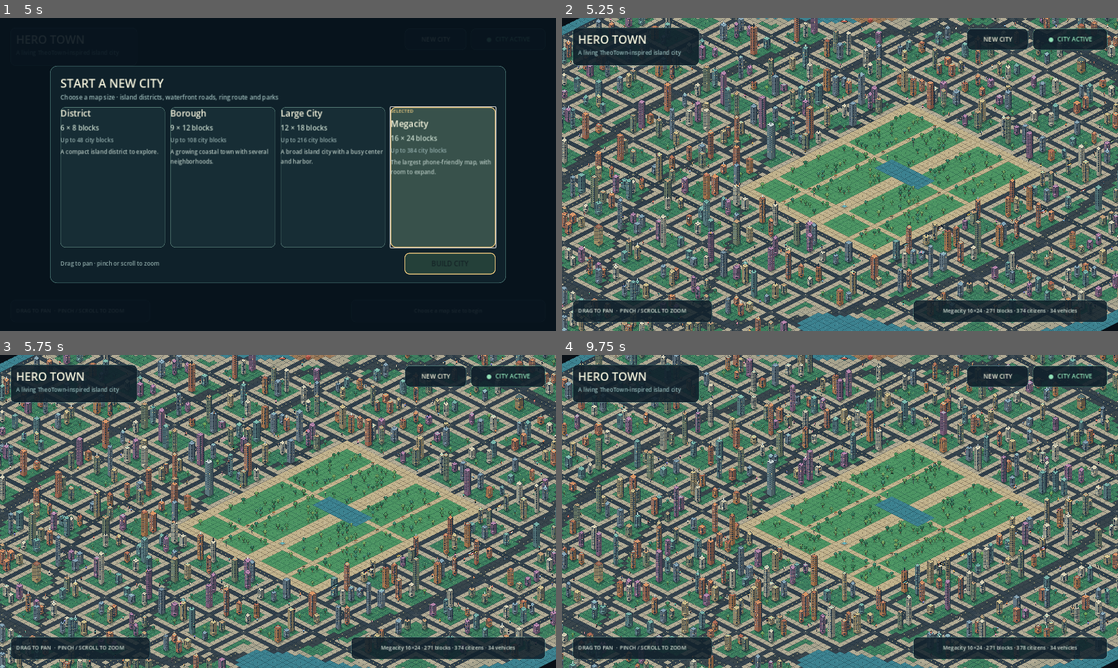
Above: before the commit, frames 1-4 (two rows, left to right).
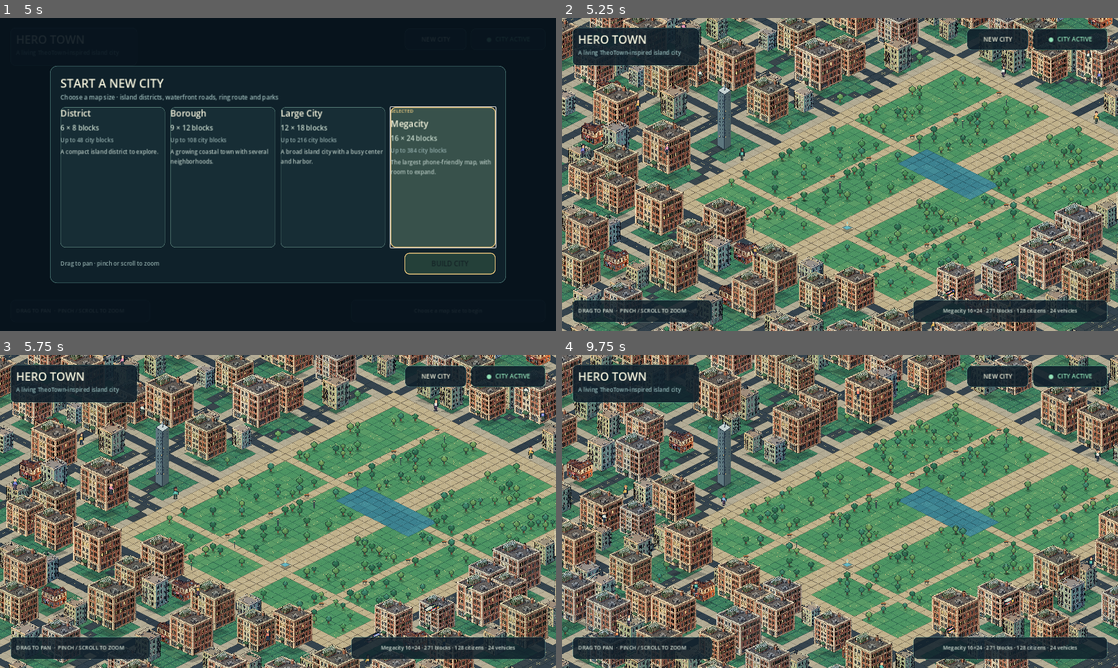
Above: after the commit, the same moments.

Repository: Stlucifer15t/Hero-town
Game: Godot game, scene res://scenes/main.tscn
The game is run twice, just before and just after one commit, with the same random seed, the same clock (stepped at 60 frames per second) and the same inputs.
Inputs (mouse positions are in pixels of both pictures, inside the frame that each line leads up to):
- Up to frame 1 (5 s): click "NEW CITY" at 0.5 s; click "NEW CITY" at 1.25 s; click (111, 177) at 2 s; click (222, 177) at 2.75 s; click (333, 177) at 3.5 s; click (444, 177) at 4.25 s
- Up to frame 2 (5.25 s): click "BUILD CITY" at 5 s
- Up to frame 3 (5.75 s): no input
- Up to frame 4 (9.75 s): click "NEW CITY" at 5.75 s; click (673, 514) at 6.5 s; click (784, 514) at 7.25 s; click (895, 514) at 8 s; click (1006, 514) at 8.75 s; click "BUILD CITY" at 9.5 s

Frame 1 is identical in both runs. In frame 2, 78% of the frame differs, in the area x 0-100%, y 0-100%; in frame 3, 78%; in frame 4, 78%.

Commit message:
Add original neighborhood visuals and mobile performance improvements
Co-authored-by: arena-agent <297053741+arena-agent@users.noreply.github.com>

Diff:
--- a/scripts/city/city_car.gd
+++ b/scripts/city/city_car.gd
@@ -9,6 +9,24 @@
 var _body_color: Color = Color("#e75c57")
 var _roof_color: Color = Color("#f4d889")
 var _vehicle_type: int = 0
+
+
+func _ready() -> void:
+	var viewport_notifier := VisibleOnScreenNotifier2D.new()
+	viewport_notifier.name = "ViewportActivity"
+	viewport_notifier.rect = Rect2(Vector2(-36.0, -20.0), Vector2(72.0, 40.0))
+	viewport_notifier.screen_entered.connect(_on_screen_entered)
+	viewport_notifier.screen_exited.connect(_on_screen_exited)
+	add_child(viewport_notifier)
+	set_process(false)
+
+
+func _on_screen_entered() -> void:
+	set_process(true)
+
+
+func _on_screen_exited() -> void:
+	set_process(false)
 
 
 func configure(
--- a/scripts/city/city_citizen.gd
+++ b/scripts/city/city_citizen.gd
@@ -11,6 +11,24 @@
 var _hair_color: Color = Color("#392e35")
 var _walk_phase: float = 0.0
 var _facing: float = 1.0
+
+
+func _ready() -> void:
+	var viewport_notifier := VisibleOnScreenNotifier2D.new()
+	viewport_notifier.name = "ViewportActivity"
+	viewport_notifier.rect = Rect2(Vector2(-24.0, -58.0), Vector2(48.0, 64.0))
+	viewport_notifier.screen_entered.connect(_on_screen_entered)
+	viewport_notifier.screen_exited.connect(_on_screen_exited)
+	add_child(viewport_notifier)
+	set_process(false)
+
+
+func _on_screen_entered() -> void:
+	set_process(true)
+
+
+func _on_screen_exited() -> void:
+	set_process(false)
 
 
 func configure(
@@ -79,38 +97,96 @@
 
 
 func _draw() -> void:
-	var bob: float = absf(sin(_walk_phase)) * 1.4
+	const CHARACTER_SCALE: float = 1.55
+	draw_set_transform(Vector2.ZERO, 0.0, Vector2.ONE * CHARACTER_SCALE)
+	var bob: float = absf(sin(_walk_phase)) * 1.2
 	var leg_swing: float = sin(_walk_phase) * 2.0
+	var arm_swing: float = cos(_walk_phase) * 1.4
 	var outline: Color = Color("#17232c")
+	var shadow: Color = Color(0.06, 0.10, 0.12, 0.32)
 
-	# Small diamond shadow keeps each pedestrian grounded on the isometric tiles.
+	# Chunky silhouette and animated limbs make passers-by readable at phone zoom.
 	draw_colored_polygon(
 		PackedVector2Array(
-			[Vector2(-8.0, 1.0), Vector2(0.0, -2.0), Vector2(8.0, 1.0), Vector2(0.0, 4.0)]
+			[Vector2(-8.0, 2.0), Vector2(0.0, -2.0), Vector2(9.0, 2.0), Vector2(0.0, 6.0)]
 		),
-		Color(0.06, 0.10, 0.12, 0.35)
+		shadow
+	)
+	draw_rect(Rect2(Vector2(-4.0, -10.0 + bob), Vector2(8.0, 8.0)), outline)
+	draw_rect(Rect2(Vector2(-3.0, -9.0 + bob), Vector2(6.0, 7.0)), _trouser_color)
+	draw_rect(Rect2(Vector2(-4.0 + leg_swing, -3.0 + bob), Vector2(4.0, 7.0)), outline)
+	draw_rect(Rect2(Vector2(0.0 - leg_swing, -3.0 + bob), Vector2(4.0, 7.0)), outline)
+	draw_rect(
+		Rect2(Vector2(-3.0 + leg_swing, -2.0 + bob), Vector2(3.0, 5.0)),
+		_trouser_color.lightened(0.12)
+	)
+	draw_rect(
+		Rect2(Vector2(1.0 - leg_swing, -2.0 + bob), Vector2(3.0, 5.0)),
+		_trouser_color.lightened(0.06)
+	)
+	draw_rect(Rect2(Vector2(-5.0 + leg_swing, 2.0 + bob), Vector2(5.0, 2.0)), outline)
+	draw_rect(Rect2(Vector2(0.0 - leg_swing, 2.0 + bob), Vector2(5.0, 2.0)), outline)
+
+	# A small backpack and swinging arms give each person a stronger 3D silhouette.
+	var backpack_x: float = -7.0 if _facing > 0.0 else 4.0
+	draw_rect(Rect2(Vector2(backpack_x, -18.0 + bob), Vector2(4.0, 9.0)), outline)
+	draw_rect(Rect2(Vector2(backpack_x + 1.0, -17.0 + bob), Vector2(2.0, 6.0)), Color("#82684e"))
+	draw_rect(Rect2(Vector2(-7.0, -17.0 + bob + arm_swing), Vector2(4.0, 10.0)), outline)
+	draw_rect(
+		Rect2(Vector2(-6.0, -16.0 + bob + arm_swing), Vector2(2.0, 8.0)),
+		_shirt_color.darkened(0.12)
+	)
+	draw_rect(Rect2(Vector2(3.0, -17.0 + bob - arm_swing), Vector2(4.0, 10.0)), outline)
+	draw_rect(
+		Rect2(Vector2(4.0, -16.0 + bob - arm_swing), Vector2(2.0, 8.0)),
+		_shirt_color.lightened(0.04)
 	)
 
-	# Pixel-like legs and torso.
-	draw_rect(Rect2(Vector2(-4.0, -10.0 + bob), Vector2(8.0, 8.0)), outline)
-	draw_rect(Rect2(Vector2(-3.0, -9.0 + bob), Vector2(6.0, 7.0)), _trouser_color)
-	draw_rect(Rect2(Vector2(-3.0 + leg_swing, -3.0 + bob), Vector2(3.0, 6.0)), outline)
-	draw_rect(Rect2(Vector2(1.0 - leg_swing, -3.0 + bob), Vector2(3.0, 6.0)), outline)
-	draw_rect(
-		Rect2(Vector2(-2.0 + leg_swing, -2.0 + bob), Vector2(2.0, 4.0)),
-		_trouser_color.lightened(0.08)
+	var torso_points := PackedVector2Array(
+		[
+			Vector2(-4.0, -20.0 + bob),
+			Vector2(4.0, -20.0 + bob),
+			Vector2(6.0, -17.0 + bob),
+			Vector2(5.0, -9.0 + bob),
+			Vector2(-5.0, -9.0 + bob),
+			Vector2(-6.0, -17.0 + bob),
+		]
 	)
-	draw_rect(
-		Rect2(Vector2(2.0 - leg_swing, -2.0 + bob), Vector2(2.0, 4.0)),
-		_trouser_color.lightened(0.08)
+	draw_colored_polygon(torso_points, outline)
+	draw_colored_polygon(
+		PackedVector2Array(
+			[
+				Vector2(-3.0, -19.0 + bob),
+				Vector2(3.0, -19.0 + bob),
+				Vector2(4.0, -16.0 + bob),
+				Vector2(4.0, -10.0 + bob),
+				Vector2(-4.0, -10.0 + bob),
+				Vector2(-5.0, -16.0 + bob),
+			]
+		),
+		_shirt_color
 	)
-	draw_rect(Rect2(Vector2(-5.0, -19.0 + bob), Vector2(10.0, 11.0)), outline)
-	draw_rect(Rect2(Vector2(-4.0, -18.0 + bob), Vector2(8.0, 9.0)), _shirt_color)
-	draw_rect(Rect2(Vector2(-3.0, -27.0 + bob), Vector2(7.0, 8.0)), outline)
-	draw_rect(Rect2(Vector2(-2.0, -26.0 + bob), Vector2(5.0, 6.0)), _skin_color)
-	draw_rect(Rect2(Vector2(-3.0, -28.0 + bob), Vector2(7.0, 3.0)), _hair_color)
+	draw_rect(Rect2(Vector2(-1.0, -18.0 + bob), Vector2(2.0, 5.0)), _shirt_color.lightened(0.30))
+	draw_rect(Rect2(Vector2(-4.0, -11.0 + bob), Vector2(8.0, 2.0)), _trouser_color.darkened(0.04))
 
-	# A one-pixel highlight and eye make the facing direction readable when zoomed in.
+	# Larger head, hair shape and eye read clearly without turning pedestrians into heroes.
+	draw_rect(Rect2(Vector2(-4.0, -29.0 + bob), Vector2(9.0, 10.0)), outline)
+	draw_rect(Rect2(Vector2(-3.0, -28.0 + bob), Vector2(7.0, 8.0)), _skin_color)
+	draw_colored_polygon(
+		PackedVector2Array(
+			[
+				Vector2(-4.0, -27.0 + bob),
+				Vector2(-3.0, -31.0 + bob),
+				Vector2(2.0, -32.0 + bob),
+				Vector2(5.0, -29.0 + bob),
+				Vector2(4.0, -26.0 + bob),
+				Vector2(1.0, -28.0 + bob),
+				Vector2(-2.0, -26.0 + bob),
+			]
+		),
+		_hair_color
+	)
 	var eye_x: float = 1.0 if _facing > 0.0 else -2.0
-	draw_rect(Rect2(Vector2(-3.0, -17.0 + bob), Vector2(2.0, 2.0)), _shirt_color.lightened(0.28))
-	draw_rect(Rect2(Vector2(eye_x, -24.0 + bob), Vector2(1.0, 1.0)), outline)
+	draw_rect(Rect2(Vector2(eye_x, -24.0 + bob), Vector2(1.5, 1.5)), outline)
+	draw_rect(Rect2(Vector2(-3.0, -23.0 + bob), Vector2(2.0, 1.0)), _skin_color.lightened(0.24))
+	draw_set_transform(Vector2.ZERO, 0.0, Vector2.ONE)
--- a/scripts/city/city_generator.gd
+++ b/scripts/city/city_generator.gd
@@ -52,7 +52,11 @@
 const TILE_ARTERIAL: int = 12
 const TILE_BRIDGE: int = 13
 const TILE_DOCK: int = 14
-const TILE_COUNT: int = 15
+const TILE_GRASS_VARIANT: int = 15
+const TILE_PARK_VARIANT: int = 16
+const TILE_WATER_VARIANT: int = 17
+const TILE_SIDEWALK_VARIANT: int = 18
+const TILE_COUNT: int = 19
 
 var _rng := RandomNumberGenerator.new()
 var _ground: TileMapLayer
@@ -319,6 +323,19 @@
 	return tile
 
 
+func _tile_art_variant(x: int, y: int, base_tile: int) -> int:
+	var texture_roll: int = posmod(x * 37 + y * 73 + x * y * 11, 100)
+	if base_tile == TILE_GRASS and texture_roll < 27:
+		return TILE_GRASS_VARIANT
+	if base_tile == TILE_PARK and texture_roll < 38:
+		return TILE_PARK_VARIANT
+	if base_tile == TILE_WATER and texture_roll < 30:
+		return TILE_WATER_VARIANT
+	if base_tile == TILE_SIDEWALK and texture_roll < 24:
+		return TILE_SIDEWALK_VARIANT
+	return base_tile
+
+
 func _build_ground() -> void:
 	var tile_set := TileSet.new()
 	tile_set.tile_size = Vector2i(TILE_SIZE, TILE_SIZE)
@@ -342,7 +359,9 @@
 
 	for y: int in range(-2, _map_height + 2):
 		for x: int in range(-2, _map_width + 2):
-			_ground.set_cell(Vector2i(x, y), 0, Vector2i(_tile_for_cell(x, y), 0))
+			var base_tile: int = _tile_for_cell(x, y)
+			var art_tile: int = _tile_art_variant(x, y, base_tile)
+			_ground.set_cell(Vector2i(x, y), 0, Vector2i(art_tile, 0))
 
 	_props = CityPropsRenderer.new()
 	_props.name = "StaticProps"
@@ -355,10 +374,10 @@
 	image.fill(Color(0.0, 0.0, 0.0, 0.0))
 
 	_paint_iso_tile(image, TILE_GRASS, Color("#3e805f"), Color("#244c49"), 0)
-	_paint_iso_tile(image, TILE_SIDEWALK, Color("#b1aa93"), Color("#55585a"), 1)
-	_paint_iso_tile(image, TILE_ROAD_X, Color("#35434d"), Color("#202f3b"), 2)
-	_paint_iso_tile(image, TILE_ROAD_Y, Color("#35434d"), Color("#202f3b"), 3)
-	_paint_iso_tile(image, TILE_INTERSECTION, Color("#414d53"), Color("#202f3b"), 4)
+	_paint_iso_tile(image, TILE_SIDEWALK, Color("#b1aa93"), Color("#928b78"), 1)
+	_paint_iso_tile(image, TILE_ROAD_X, Color("#35434d"), Color("#2b3941"), 2)
+	_paint_iso_tile(image, TILE_ROAD_Y, Color("#35434d"), Color("#2b3941"), 3)
+	_paint_iso_tile(image, TILE_INTERSECTION, Color("#414d53"), Color("#303d43"), 4)
 	_paint_iso_tile(image, TILE_WATER, Color("#3c8290"), Color("#285764"), 5)
 	_paint_iso_tile(image, TILE_PARK, Color("#4d9563"), Color("#2f684f"), 6)
 	_paint_iso_tile(image, TILE_PARK_PATH, Color("#c0b18b"), Color("#776c58"), 7)
@@ -369,6 +388,10 @@
 	_paint_iso_tile(image, TILE_ARTERIAL, Color("#39454b"), Color("#20313a"), 12)
 	_paint_iso_tile(image, TILE_BRIDGE, Color("#55646a"), Color("#283941"), 13)
 	_paint_iso_tile(image, TILE_DOCK, Color("#9a7756"), Color("#4e4b42"), 14)
+	_paint_iso_tile(image, TILE_GRASS_VARIANT, Color("#477f5d"), Color("#2e5948"), 15)
+	_paint_iso_tile(image, TILE_PARK_VARIANT, Color("#5a9b66"), Color("#397451"), 16)
+	_paint_iso_tile(image, TILE_WATER_VARIANT, Color("#438b96"), Color("#2f6975"), 17)
+	_paint_iso_tile(image, TILE_SIDEWALK_VARIANT, Color("#b9b096"), Color("#988f7a"), 18)
 	return image
 
 
@@ -419,6 +442,23 @@
 				color = base_color.lightened(0.07)
 			elif detail_kind == 14 and (x % 12 == 0 or y % 10 == 0):
 				color = base_color.lightened(0.12)
+			elif detail_kind == 15:
+				if (x * 17 + y * 29) % 47 == 0:
+					color = Color("#86a96a")
+				elif (x + y * 3) % 71 == 0:
+					color = Color("#376e51")
+			elif detail_kind == 16:
+				if (x * 11 + y * 19) % 97 == 0:
+					color = Color("#dbd18a")
+				elif (x * 7 + y * 13) % 89 == 0:
+					color = Color("#8bbd73")
+			elif detail_kind == 17:
+				if (x + y * 2) % 31 == 0:
+					color = base_color.lightened(0.16)
+				elif (x * 2 + y) % 67 == 0:
+					color = base_color.darkened(0.11)
+			elif detail_kind == 18 and (x % 12 == 0 or y % 12 == 0):
+				color = base_color.lightened(0.07)
 			image.set_pixel(offset_x + x, y, color)
 
 	if detail_kind == 2 or detail_kind == 9:
@@ -556,7 +596,7 @@
 			continue
 
 		var occupied: Array[Vector2i] = []
-		var building_count: int = _rng.randi_range(3, 5)
+		var building_count: int = _rng.randi_range(2, 4)
 		var block_center := Vector2i(block.x + ROAD_SPACING / 2, block.y + ROAD_SPACING / 2)
 		var normalized_y: float = float(block_center.y) / float(_map_height)
 		var is_skyline: bool = (
@@ -565,24 +605,26 @@
 		)
 
 		for building_index: int in range(building_count):
-			var cell: Vector2i = _pick_free_cell(min_x, max_x, min_y, max_y, occupied, 2.0)
+			var cell: Vector2i = _pick_free_cell(min_x, max_x, min_y, max_y, occupied, 2.8)
 			if cell.x < 0:
 				continue
 			occupied.append(cell)
 
 			var palette_index: int = _rng.randi_range(0, wall_palette.size() - 1)
-			var building_height: float = _rng.randf_range(43.0, 105.0)
-			if is_skyline and building_index == 0:
-				building_height = _rng.randf_range(126.0, 226.0)
-			elif is_skyline and _rng.randf() < 0.33:
-				building_height = _rng.randf_range(94.0, 156.0)
-			elif _rng.randf() < 0.15:
-				building_height = _rng.randf_range(78.0, 132.0)
+			var building_height: float = _rng.randf_range(64.0, 118.0)
+			if not is_skyline and _rng.randf() < 0.36:
+				building_height = _rng.randf_range(43.0, 71.0)
+			elif is_skyline and building_index == 0:
+				building_height = _rng.randf_range(154.0, 226.0)
+			elif is_skyline and _rng.randf() < 0.36:
+				building_height = _rng.randf_range(122.0, 168.0)
+			elif _rng.randf() < 0.12:
+				building_height = _rng.randf_range(120.0, 152.0)
 			_props.call(
 				"add_building",
 				_cell_to_world(cell),
-				_rng.randf_range(35.0, 56.0),
-				_rng.randf_range(24.0, 38.0),
+				_rng.randf_range(46.0, 68.0),
+				_rng.randf_range(30.0, 48.0),
 				building_height,
 				wall_palette[palette_index],
 				roof_palette[palette_index],
@@ -590,26 +632,28 @@
 				_rng.randi()
 			)
 
-		var tree_cell: Vector2i = _pick_free_cell(min_x, max_x, min_y, max_y, occupied, 1.7)
-		if tree_cell.x >= 0:
-			occupied.append(tree_cell)
-			var tree_color: Color = tree_palette[_rng.randi_range(0, tree_palette.size() - 1)]
-			_props.call(
-				"add_tree", _cell_to_world(tree_cell), tree_color, _rng.randf_range(24.0, 35.0)
-			)
-
-		if _rng.randf() < 0.30:
-			var extra_tree_cell: Vector2i = _pick_free_cell(
-				min_x, max_x, min_y, max_y, occupied, 1.7
-			)
-			if extra_tree_cell.x >= 0:
-				var extra_color: Color = tree_palette[_rng.randi_range(0, tree_palette.size() - 1)]
+		if _rng.randf() < 0.46:
+			var tree_cell: Vector2i = _pick_free_cell(min_x, max_x, min_y, max_y, occupied, 2.2)
+			if tree_cell.x >= 0:
+				occupied.append(tree_cell)
+				var tree_color: Color = tree_palette[_rng.randi_range(0, tree_palette.size() - 1)]
 				_props.call(
-					"add_tree",
-					_cell_to_world(extra_tree_cell),
-					extra_color,
-					_rng.randf_range(23.0, 33.0)
+					"add_tree", _cell_to_world(tree_cell), tree_color, _rng.randf_range(24.0, 35.0)
 				)
+				if _rng.randf() < 0.16:
+					var extra_tree_cell: Vector2i = _pick_free_cell(
+						min_x, max_x, min_y, max_y, occupied, 2.0
+					)
+					if extra_tree_cell.x >= 0:
+						var extra_color: Color = tree_palette[_rng.randi_range(
+							0, tree_palette.size() - 1
+						)]
+						_props.call(
+							"add_tree",
+							_cell_to_world(extra_tree_cell),
+							extra_color,
+							_rng.randf_range(23.0, 33.0)
+						)
 
 
 func _add_landmark(block: Vector2i, kind: String) -> void:
@@ -757,26 +801,31 @@
 		Color("#47584c"),
 	]
 
-	for block: Vector2i in _city_blocks:
+	var pedestrian_blocks: Array[Vector2i] = []
+	pedestrian_blocks.append_array(_city_blocks)
+	pedestrian_blocks.shuffle()
+	var citizen_budget: int = mini(
+		pedestrian_blocks.size(), clampi(int(roundf(float(_city_block_count) * 0.72)), 20, 128)
+	)
+	for block_index: int in range(citizen_budget):
+		var block: Vector2i = pedestrian_blocks[block_index]
 		var route: PackedVector2Array = _make_block_sidewalk_route(block.x, block.y)
 		if route.size() < 4:
 			continue
-		var pedestrians_in_block: int = 1 if _rng.randf() < 0.60 else 2
-		for pedestrian_index: int in range(pedestrians_in_block):
-			var citizen: Node2D = CityCitizen.new()
-			citizen.name = "Citizen_%03d" % _citizen_count
-			citizen.call(
-				"configure",
-				route,
-				_rng.randf_range(34.0, 61.0),
-				shirt_colors[_rng.randi_range(0, shirt_colors.size() - 1)],
-				trouser_colors[_rng.randi_range(0, trouser_colors.size() - 1)],
-				Color("#f0b88d") if _rng.randf() < 0.68 else Color("#9c654e"),
-				Color("#382c35") if _rng.randf() < 0.78 else Color("#c88a52"),
-				_rng.randf_range(0.0, _route_length(route))
-			)
-			_population.add_child(citizen)
-			_citizen_count += 1
+		var citizen: Node2D = CityCitizen.new()
+		citizen.name = "Citizen_%03d" % _citizen_count
+		citizen.call(
+			"configure",
+			route,
+			_rng.randf_range(34.0, 61.0),
+			shirt_colors[_rng.randi_range(0, shirt_colors.size() - 1)],
+			trouser_colors[_rng.randi_range(0, trouser_colors.size() - 1)],
+			Color("#f0b88d") if _rng.randf() < 0.68 else Color("#9c654e"),
+			Color("#382c35") if _rng.randf() < 0.78 else Color("#c88a52"),
+			_rng.randf_range(0.0, _route_length(route))
+		)
+		_population.add_child(citizen)
+		_citizen_count += 1
 
 
 func _make_block_sidewalk_route(block_x: int, block_y: int) -> PackedVector2Array:
@@ -829,7 +878,7 @@
 		Color("#f0c0cf"),
 		Color("#c4d3bd"),
 	]
-	var total_cars: int = clampi(int(_city_block_count / 7), 12, 34)
+	var total_cars: int = clampi(int(_city_block_count / 7), 10, 24)
 	_car_count = total_cars
 
 	for car_index: int in range(total_cars):
--- a/scripts/city/city_props_renderer.gd
+++ b/scripts/city/city_props_renderer.gd
@@ -1,7 +1,30 @@
 extends Node2D
 
-## Lightweight pixel-art props. All shapes are original procedural placeholders.
+## Pixel-art city props rendered through a shared, original sprite atlas.
+const BUILDING_ATLAS: Texture2D = preload("res://assets/city/city_building_atlas.png")
+const BUILDING_SPRITE_REGIONS: Array[Rect2] = [
+	Rect2(20.0, 8.0, 184.0, 208.0),
+	Rect2(240.0, 39.0, 192.0, 177.0),
+	Rect2(484.0, 8.0, 151.0, 208.0),
+	Rect2(691.0, 8.0, 186.0, 208.0),
+]
+const BUILDING_TINTS: Array[Color] = [
+	Color.WHITE,
+	Color("#fff6e8"),
+	Color("#e9f3ff"),
+	Color("#f5eee4"),
+	Color("#f0f4e7"),
+]
+
 var _props: Array[Dictionary] = []
+
+
+func _ready() -> void:
+	texture_filter = CanvasItem.TEXTURE_FILTER_NEAREST
+
+
+func get_building_atlas_size() -> Vector2i:
+	return Vector2i(BUILDING_ATLAS.get_width(), BUILDING_ATLAS.get_height())
 
 
 func clear() -> void:
@@ -134,8 +157,10 @@
 
 	for prop: Dictionary in sorted_props:
 		match str(prop["kind"]):
-			"building", "landmark":
-				_draw_building(prop)
+			"building":
+				_draw_atlas_building(prop)
+			"landmark":
+				_draw_landmark(prop)
 			"tree":
 				_draw_tree(prop)
 			"bench":
@@ -152,7 +177,39 @@
 				_draw_harbor_boat(prop)
 
 
-func _draw_building(prop: Dictionary) -> void:
+func _draw_atlas_building(prop: Dictionary) -> void:
+	var center: Vector2 = prop["position"]
+	var height: float = float(prop["height"])
+	var depth: float = float(prop["depth"])
+	var sprite_index: int = 0
+	if height >= 145.0:
+		sprite_index = 3
+	elif height >= 72.0:
+		sprite_index = 2
+	elif height >= 58.0:
+		sprite_index = 1
+
+	var source_rect: Rect2 = BUILDING_SPRITE_REGIONS[sprite_index]
+	var display_height: float = clampf(height + depth * 0.38 + 20.0, 72.0, 244.0)
+	var display_width: float = display_height * source_rect.size.x / source_rect.size.y
+	var destination := Rect2(
+		Vector2(center.x - display_width * 0.5, center.y - display_height),
+		Vector2(display_width, display_height)
+	)
+	var shadow_half_width: float = maxf(float(prop["width"]), display_width * 0.36)
+	_draw_diamond(
+		center + Vector2(3.0, 5.0),
+		shadow_half_width,
+		maxf(depth * 0.42, display_width * 0.12),
+		Color(0.04, 0.08, 0.10, 0.25)
+	)
+	var tint_index: int = posmod(int(prop["variant"]), BUILDING_TINTS.size())
+	draw_texture_rect_region(
+		BUILDING_ATLAS, destination, source_rect, BUILDING_TINTS[tint_index], false
+	)
+
+
+func _draw_landmark(prop: Dictionary) -> void:
 	var center: Vector2 = prop["position"]
 	var half_width: float = float(prop["width"]) * 0.5
 	var half_depth: float = float(prop["depth"]) * 0.5
--- a/scripts/main.gd
+++ b/scripts/main.gd
@@ -7,7 +7,7 @@
 
 const CITY_SEED: int = 20261015
 const DEFAULT_MAP_SIZE: int = 2
-const STARTING_ZOOMS: Array[float] = [0.46, 0.40, 0.35, 0.31]
+const STARTING_ZOOMS: Array[float] = [0.70, 0.64, 0.58, 0.52]
 
 var _city: Node2D
 var _camera: Camera2D
--- a/tests/city_smoke_test.gd
+++ b/tests/city_smoke_test.gd
@@ -45,9 +45,21 @@
 		failure = "Large city map did not generate enough buildable city blocks."
 	if (
 		failure.is_empty()
-		and (int(city.call("get_citizen_count")) <= 0 or int(city.call("get_car_count")) < 12)
+		and (
+			int(city.call("get_citizen_count")) <= 0
+			or int(city.call("get_citizen_count")) > 128
+			or int(city.call("get_car_count")) < 12
+			or int(city.call("get_car_count")) > 24
+		)
 	):
-		failure = "Large city map did not spawn its citizens and vehicles."
+		failure = "Large city actor counts are outside the mobile-safe budget."
+
+	if failure.is_empty():
+		var static_props: Node = city.get_node_or_null("StaticProps")
+		if static_props == null:
+			failure = "Generated city has no consolidated static-props renderer."
+		elif static_props.call("get_building_atlas_size") != Vector2i(896, 224):
+			failure = "Generated city is missing its shared building sprite atlas."
 
 	if failure.is_empty():
 		var park_bounds: Rect2i = city.call("get_park_bounds")
@@ -56,6 +68,10 @@
 		var water_tile_found: bool = false
 		var arterial_tile_found: bool = false
 		var dock_tile_found: bool = false
+		var grass_variant_found: bool = false
+		var park_variant_found: bool = false
+		var water_variant_found: bool = false
+		var sidewalk_variant_found: bool = false
 		for y: int in range(park_bounds.position.y, park_bounds.position.y + park_bounds.size.y):
 			for x: int in range(
 				park_bounds.position.x, park_bounds.position.x + park_bounds.size.x
@@ -75,14 +91,26 @@
 				arterial_tile_found = true
 			if tile_id == CityGenerator.TILE_DOCK:
 				dock_tile_found = true
+			if tile_id == CityGenerator.TILE_GRASS_VARIANT:
+				grass_variant_found = true
+			if tile_id == CityGenerator.TILE_PARK_VARIANT:
+				park_variant_found = true
+			if tile_id == CityGenerator.TILE_WATER_VARIANT:
+				water_variant_found = true
+			if tile_id == CityGenerator.TILE_SIDEWALK_VARIANT:
+				sidewalk_variant_found = true
 		if (
 			not park_tile_found
 			or not road_tile_found
 			or not water_tile_found
 			or not arterial_tile_found
 			or not dock_tile_found
+			or not grass_variant_found
+			or not park_variant_found
+			or not water_variant_found
+			or not sidewalk_variant_found
 		):
-			failure = "Large city is missing its park, street grid, water, arterial, or harbor tiles."
+			failure = "Large city is missing its textured ground variants or island districts."
 
 	var large_block_count: int = int(city.call("get_city_block_count")) if city != null else 0
 	var mega_dimensions := Vector2i.ZERO
Binary file added: assets/city/city_building_atlas.png
Not shown, changed: README.md
Not shown, added: assets/city/ART_ASSETS.md
